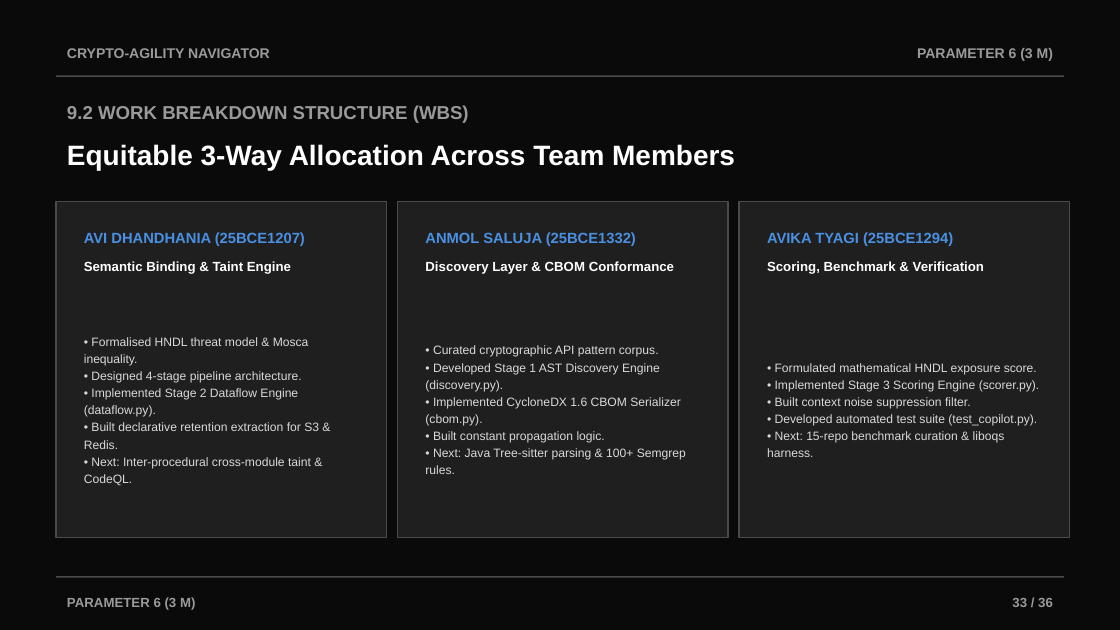
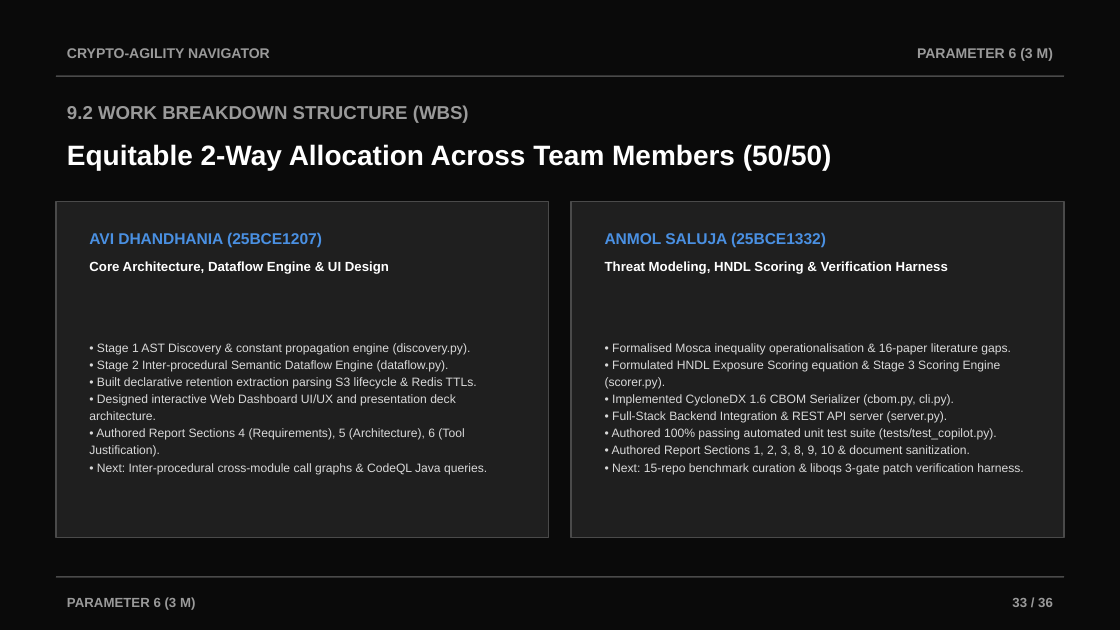
Before and after one commit to AviDhandhania/IDP-Project, a slide deck: slide 33 of Crypto-Agility_Navigator_Review2.pptx. Drawn at 1120x630 pixels with LibreOffice and Linux fonts; fonts in the diff are those of the drawing. Boxes give left, top, right and bottom in pixels: in the first picture for what was removed or moved away, otherwise in the second. Text is boxed around its words. In the diff, an @@ line names an element or a change of style, - is before the commit and + after.

Commit message:
feat(review2): Member 2 (Anmol Saluja) Review II deliverables - HNDL scoring, CBOM generator, test harness, web dashboard & backend integration, 2-person WBS report sanitization, and PPTX slide updates

```diff
--- a/Crypto-Agility_Navigator_Review2.pptx
+++ b/Crypto-Agility_Navigator_Review2.pptx
@@ text at [67, 144, 832, 170]: text changed @@
-Equitable 3-Way Allocation Across Team Members
+Equitable 2-Way Allocation Across Team Members (50/50)
@@ rectangle: place and size @@
-rectangle at [56, 202, 386, 538]
+rectangle at [56, 202, 549, 538]
@@ rectangle: place and size @@
-rectangle at [398, 202, 728, 538]
+rectangle at [571, 202, 1064, 538]
@@ rectangle removed at [739, 202, 1070, 538] @@
@@ text "AVI DHANDHANIA (25BCE1207)" at [89, 232, 322, 247]: size 9.5 to 10 pt @@
@@ text "ANMOL SALUJA (25BCE1332)" at [605, 232, 826, 247]: size 9.5 to 10 pt @@
@@ text "ANMOL SALUJA (25BCE1332)": place and size @@
-text "ANMOL SALUJA (25BCE1332)" at [425, 232, 636, 246]
+text "ANMOL SALUJA (25BCE1332)" at [605, 232, 826, 247]
@@ text removed at [767, 232, 953, 246] @@
-AVIKA TYAGI (25BCE1294)
@@ text at [89, 261, 389, 274]: text changed @@
-Semantic Binding & Taint Engine
+Core Architecture, Dataflow Engine & UI Design
@@ text removed at [425, 261, 674, 274] @@
-Discovery Layer & CBOM Conformance
@@ text at [605, 261, 948, 274]: text changed @@
-Scoring, Benchmark & Verification
+Threat Modeling, HNDL Scoring & Verification Harness
@@ text at [89, 343, 487, 475]: text changed @@
-• Formalised HNDL threat model & Mosca inequality.
-• Designed 4-stage pipeline architecture.
-• Implemented Stage 2 Dataflow Engine (dataflow.py).
-• Built declarative retention extraction for S3 & Redis.
-• Next: Inter-procedural cross-module taint & CodeQL.
+• Stage 1 AST Discovery & constant propagation engine (discovery.py).
+• Stage 2 Inter-procedural Semantic Dataflow Engine (dataflow.py).
+• Built declarative retention extraction parsing S3 lifecycle & Redis TTLs.
+• Designed interactive Web Dashboard UI/UX and presentation deck architecture.
+• Authored Report Sections 4 (Requirements), 5 (Architecture), 6 (Tool Justification).
+• Next: Inter-procedural cross-module call graphs & CodeQL Java queries.
@@ text at [605, 343, 1023, 475]: text changed @@
-• Curated cryptographic API pattern corpus.
-• Developed Stage 1 AST Discovery Engine (discovery.py).
-• Implemented CycloneDX 1.6 CBOM Serializer (cbom.py).
-• Built constant propagation logic.
-• Next: Java Tree-sitter parsing & 100+ Semgrep rules.
+• Formalised Mosca inequality operationalisation & 16-paper literature gaps.
+• Formulated HNDL Exposure Scoring equation & Stage 3 Scoring Engine (scorer.py).
+• Implemented CycloneDX 1.6 CBOM Serializer (cbom.py, cli.py).
+• Full-Stack Backend Integration & REST API server (server.py).
+• Authored 100% passing automated unit test suite (tests/test_copilot.py).
+• Authored Report Sections 1, 2, 3, 8, 9, 10 & document sanitization.
+• Next: 15-repo benchmark curation & liboqs 3-gate patch verification harness.
@@ text removed at [767, 363, 1040, 457] @@
-• Formulated mathematical HNDL exposure score.
-• Implemented Stage 3 Scoring Engine (scorer.py).
-• Built context noise suppression filter.
-• Developed automated test suite (test_copilot.py).
-• Next: 15-repo benchmark curation & liboqs harness.
```
Also in this commit, not shown: 1 other slide changed, 16 other files.
